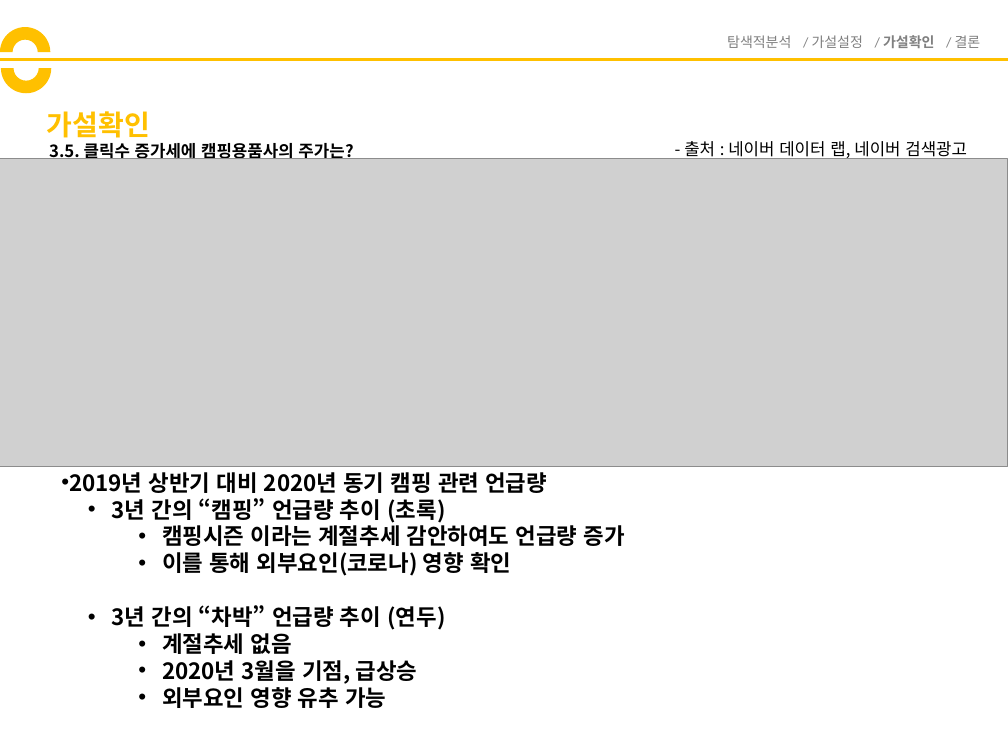
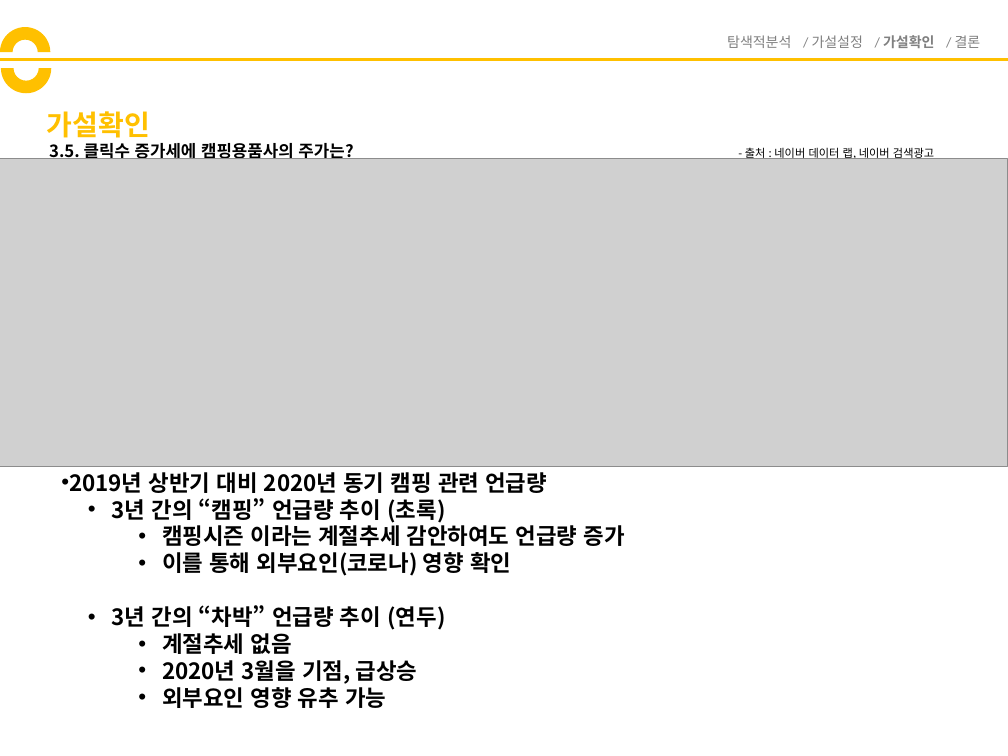
Before and after one commit to y0ngma/PostCorona, a slide deck: slide 9 of 가설확인.pptx (slide 8 before the commit). Drawn at 1008x756 pixels with LibreOffice and Linux fonts; fonts in the diff are those of the drawing; grey boxes stand for pictures. Boxes give left, top, right and bottom in pixels: in the first picture for what was removed or moved away, otherwise in the second. Text is boxed around its words. In the diff, an @@ line names an element or a change of style, - is before the commit and + after.

```diff
--- a/가설확인.pptx
+++ b/가설확인.pptx
@@ text "- 출처 : 네이버 데이터 ...": place and size @@
-text "- 출처 : 네이버 데이터 ..." at (684, 141, 967, 160)
+text "- 출처 : 네이버 데이터 ..." at (745, 147, 934, 160)
@@ text "- 출처 : 네이버 데이터 ..." at (745, 147, 934, 160): size 12 to 8 pt @@
```
Also in this commit, not shown: 5 other slides changed, 1 slide added, 3 other files.
